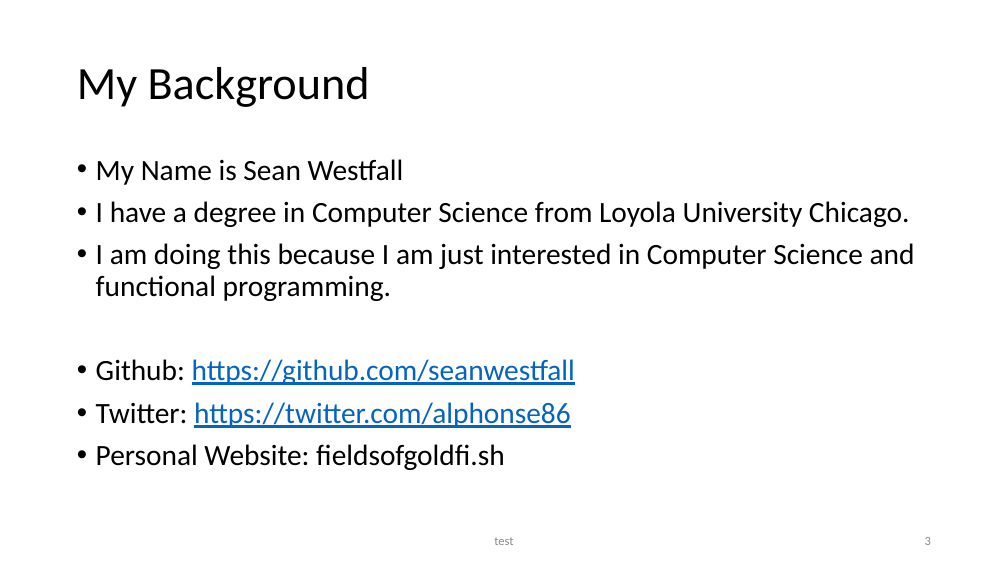
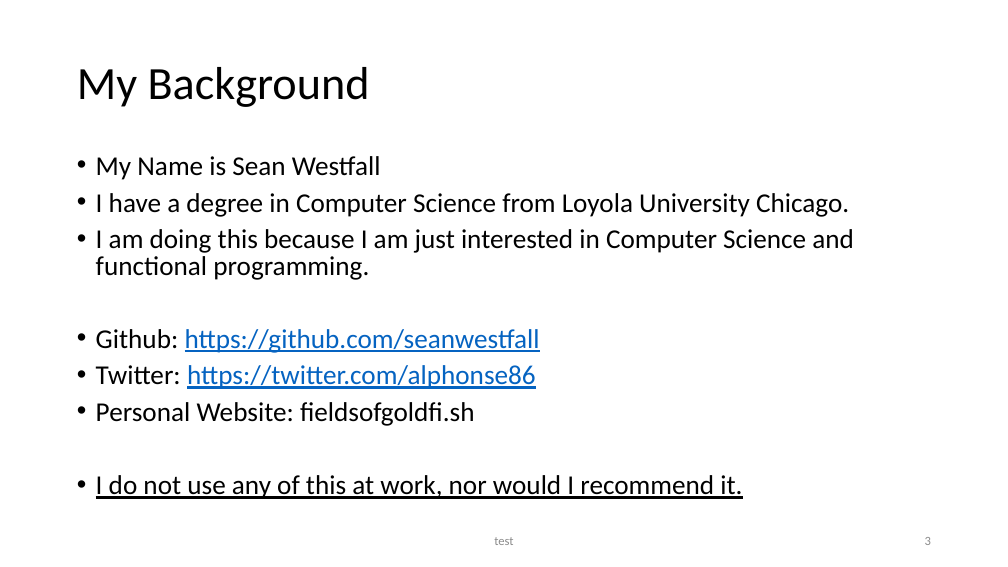
Before and after one commit to seanwestfall/algorithm_w_presentation, a slide deck: slide 2 of Presentation1.pptx. Drawn at 1008x567 pixels with LibreOffice and Linux fonts; fonts in the diff are those of the drawing. Boxes give left, top, right and bottom in pixels: in the first picture for what was removed or moved away, otherwise in the second. Text is boxed around its words. In the diff, an @@ line names an element or a change of style, - is before the commit and + after.

```diff
--- a/Presentation1.pptx
+++ b/Presentation1.pptx
@@ text at (x1=96, y1=156, x2=854, y2=426): size 28 to 25.9 pt in "My Name is Sean Westfall", "I have a degree in Computer Science ...", "I am doing this because I am ...", "Github: https://github.com/seanwestfall" and 2 more places; line spacing 0.9 to 0.8 @@
@@ text at (x1=96, y1=475, x2=742, y2=499): paragraph added @@
+• I do not use any of this at work, nor would I recommend it.
```
Also in this commit, not shown: 3 other slides changed, 2 slides added, 1 slide removed.
